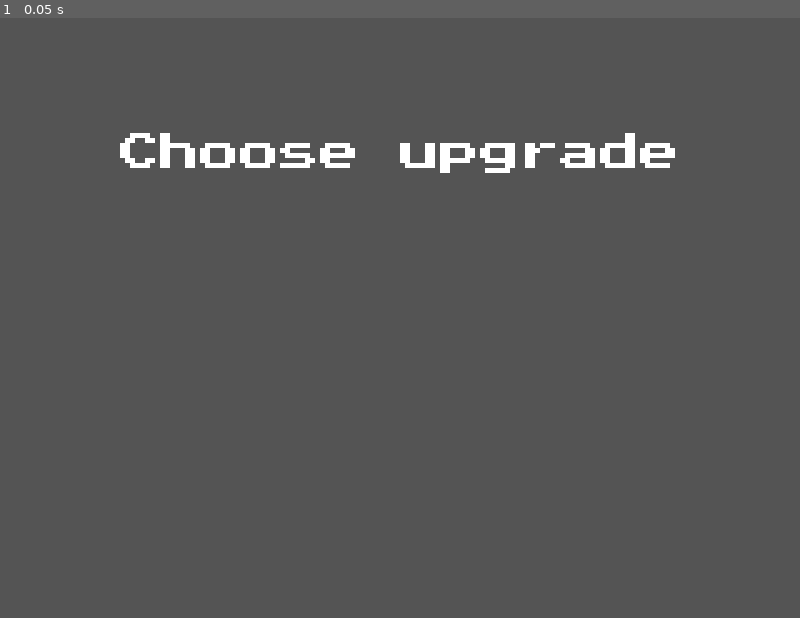
Above: before the commit, frame 1.
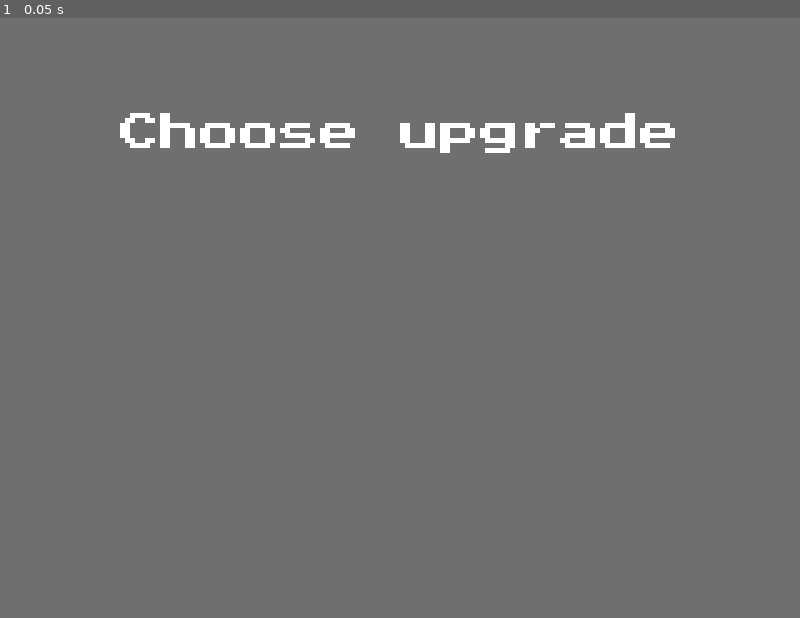
Above: after the commit, the same moment.

Repository: luisgthub/bheaven
Game: Godot game, scene res://ui/upgrade_ui.tscn
Two runs of this game, one before a commit and one after it. Both use one fixed random seed, a clock stepped at 60 frames per second and the inputs below. This scene is started directly instead of the project's main scene.
Inputs:
- Up to frame 1 (0.05 s): no input

The runs differ from the first frame. In frame 1, 100% of the frame differs, in the area x 0-100%, y 0-100%.

Commit message:
Upgrades visually working

Diff:
--- a/ui/upgrade_ui.gd
+++ b/ui/upgrade_ui.gd
@@ -2,9 +2,9 @@
 
 @onready var btn_container = $CenterContainer/HBoxContainer
 @onready var text_place = $"bottom-center"
-@onready var labels_scene = preload("res://Square_text.tscn")
 func _ready() -> void:
 	visible=true
+	process_mode = Node.PROCESS_MODE_ALWAYS
 	pass
 
 # Chame esta função logo após instanciar no Main
@@ -35,32 +35,45 @@
 
 	for i in range(min(3, upgrades_filtrados.size())):
 		var upgrade: UpgradeData = upgrades_filtrados[i]
-		print("Criando botão para o upgrade: ", upgrade.upgrade_name)
+		print("Criando opção para o upgrade: ", upgrade.upgrade_name)
 
+		# 1. Container vertical
+		var vbox = VBoxContainer.new()
+		vbox.custom_minimum_size = Vector2(80, 120)
+		# IMPORTANTE: Faz o container ignorar o mouse para não bloquear os filhos
+		vbox.mouse_filter = Control.MOUSE_FILTER_PASS
+
+		# 2. Botão com o ícone (fica em cima)
 		var btn = TextureButton.new()
-		btn.custom_minimum_size = Vector2(32,32)
+		btn.custom_minimum_size = Vector2(36, 36)
 		btn.ignore_texture_size = true
 		btn.stretch_mode = TextureButton.STRETCH_KEEP_ASPECT_CENTERED
 		btn.texture_normal = upgrade.upgrade_icon
+		# O botão DEVE capturar o mouse para ser clicável
+		btn.mouse_filter = Control.MOUSE_FILTER_STOP
 
+		# 3. Label com a descrição (fica abaixo do ícone)
+		var label = Label.new()
+		label.text = upgrade.skill_description
+		label.autowrap_mode = TextServer.AUTOWRAP_WORD_SMART
+		label.add_theme_font_size_override("font_size", 4)
+		label.horizontal_alignment = HORIZONTAL_ALIGNMENT_CENTER
+		# IMPORTANTE: O label também deve ignorar o mouse para não roubar o clique do botão (se estivessem sobrepostos)
+		label.mouse_filter = Control.MOUSE_FILTER_STOP
+
+		# 4. Conecta os cliques do botão
 		btn.pressed.connect(func(): selecionar_upgrade(upgrade.upgrade_id))
-		btn.pressed.connect(func(): on_button_pressed(upgrade.upgrade_id,upgrade.skill_description))
-		btn_container.add_child(btn)
+		btn.pressed.connect(func(): on_button_pressed(upgrade.upgrade_id, upgrade.skill_description))
 
+		# 5. Monta a hierarquia
+		vbox.add_child(btn)
+		vbox.add_child(label)
+		btn_container.add_child(vbox)
+		vbox.move_child(btn, 0)
 func selecionar_upgrade(id_upgrade: String) -> void:
 	Manager.apply_upgrade(id_upgrade)
 	get_tree().paused = false
 	queue_free()
-
-func show_skill_info(description):
-	print("info", description)
-	var inst = labels_scene.instantiate()
-		# Procura o Label dentro da cena instanciada (supondo que ele se chame "Label")
-	var label_interno = inst.get_node("Label") # Ajuste o caminho/nome se for diferente
-	if label_interno:
-		label_interno.text = description
-
-	text_place.add_child(inst)
 
 func on_button_pressed(id_upgrade: String, description: String):
 	print("Clicou no upgrade: ", id_upgrade)
@@ -68,7 +81,3 @@
 	# Faz o Label da parte de baixo mudar para a descrição do botão que você clicou!
 	if has_node("bottom-center/Label"):
 		$"bottom-center/Label".text = description
-
-	# Ou se você estiver usando a sua cena instanciada (text_place):
-	show_skill_info(description)
-	# Faça o que precisar com a descrição aqui, por exemplo, jogar num Label:
--- a/ui/upgrade_ui.tscn
+++ b/ui/upgrade_ui.tscn
@@ -4,15 +4,16 @@
 
 [node name="upgrade_ui" type="CanvasLayer" unique_id=267053588]
 process_mode = 3
-layer = 0
+layer = 2
 script = ExtResource("1_abe00")
 
 [node name="ColorRect" type="ColorRect" parent="." unique_id=1080554112]
-modulate = Color(1, 1, 1, 0.039215688)
+modulate = Color(1, 1, 1, 0.19607843)
 offset_right = 320.0
 offset_bottom = 240.0
 
 [node name="CenterContainer" type="CenterContainer" parent="." unique_id=437105634]
+offset_top = 59.0
 offset_right = 320.0
 offset_bottom = 240.0
 
@@ -25,8 +26,9 @@
 offset_bottom = 242.0
 
 [node name="top-center" type="CenterContainer" parent="." unique_id=708989261]
+offset_top = -8.0
 offset_right = 321.0
-offset_bottom = 109.0
+offset_bottom = 101.0
 
 [node name="Label" type="Label" parent="top-center" unique_id=1651813991]
 layout_mode = 2
Not shown, added: ui/upgrade_ui.tscn14604305702.tmp
Not shown, added: ui/upgrade_ui.tscn14609093297.tmp
Not shown, added: ui/upgrade_ui.tscn14619567192.tmp
